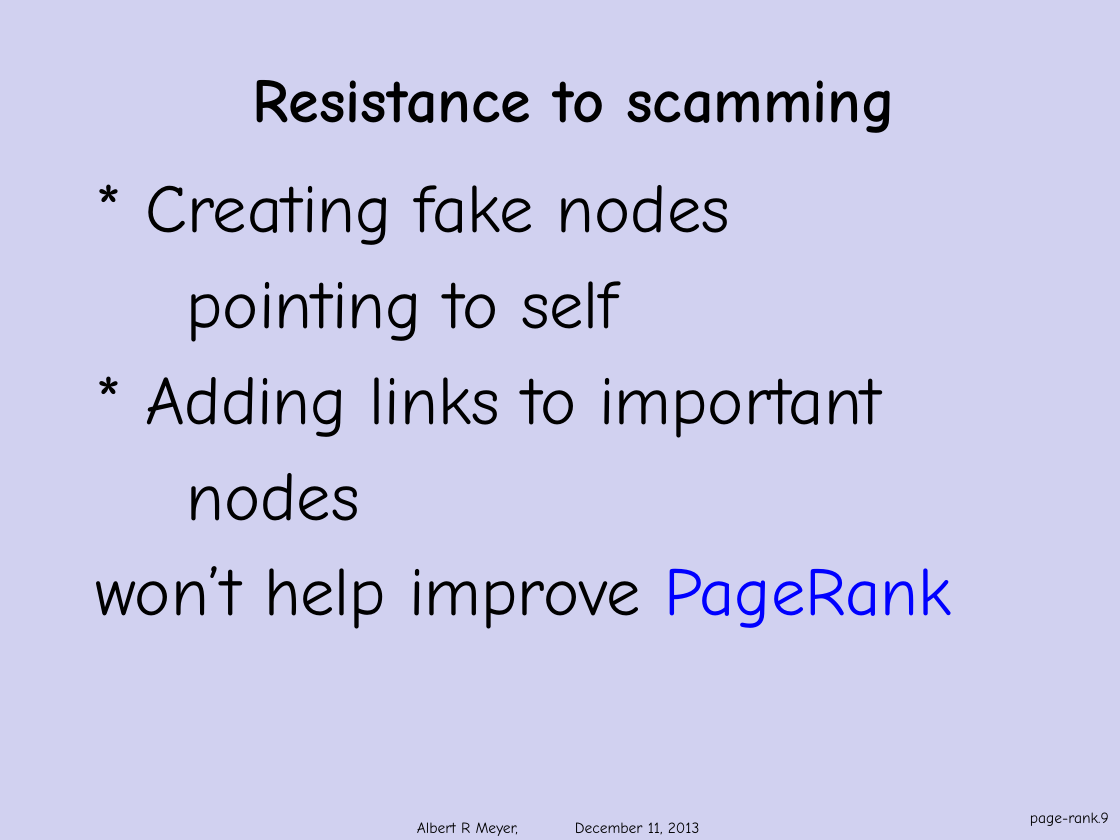
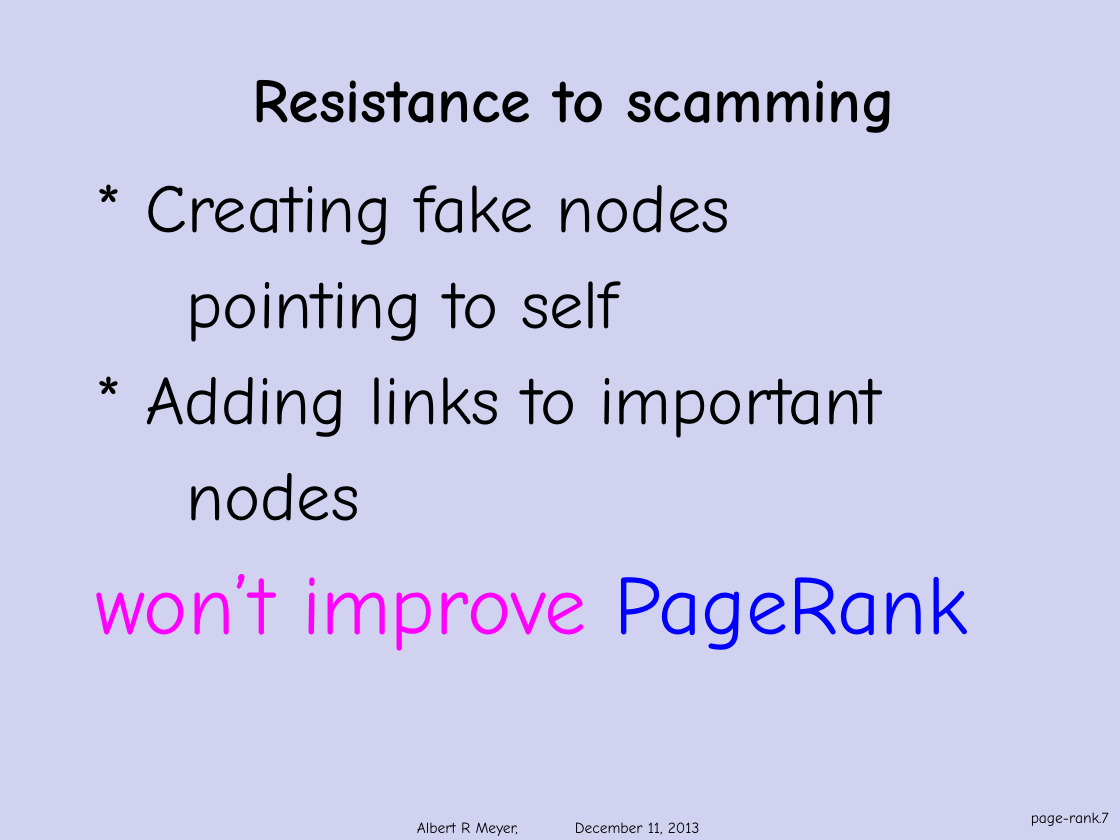
Before and after one commit to armeyer/mcs_web, a slide deck: slide 7 of fall13/slidesF13/page-rank.pptx (slide 9 before the commit). Drawn at 1120x840 pixels with LibreOffice and Linux fonts; fonts in the diff are those of the drawing; background and template pictures are left out. Boxes give left, top, right and bottom in pixels: in the first picture for what was removed or moved away, otherwise in the second. Text is boxed around its words. In the diff, an @@ line names an element or a change of style, - is before the commit and + after.

```diff
--- a/fall13/slidesF13/page-rank.pptx
+++ b/fall13/slidesF13/page-rank.pptx
@@ text at (95, 574, 968, 651): text changed; size 44 to 54 pt; text colour #000000 to #FF00FF @@
-won’t help improve PageRank
+won’t improve PageRank
@@ page number at (1031, 812, 1109, 826): text changed @@
-page-rank.9
+page-rank.7
```
Also in this commit, not shown: 3 other slides changed, 2 slides removed.
